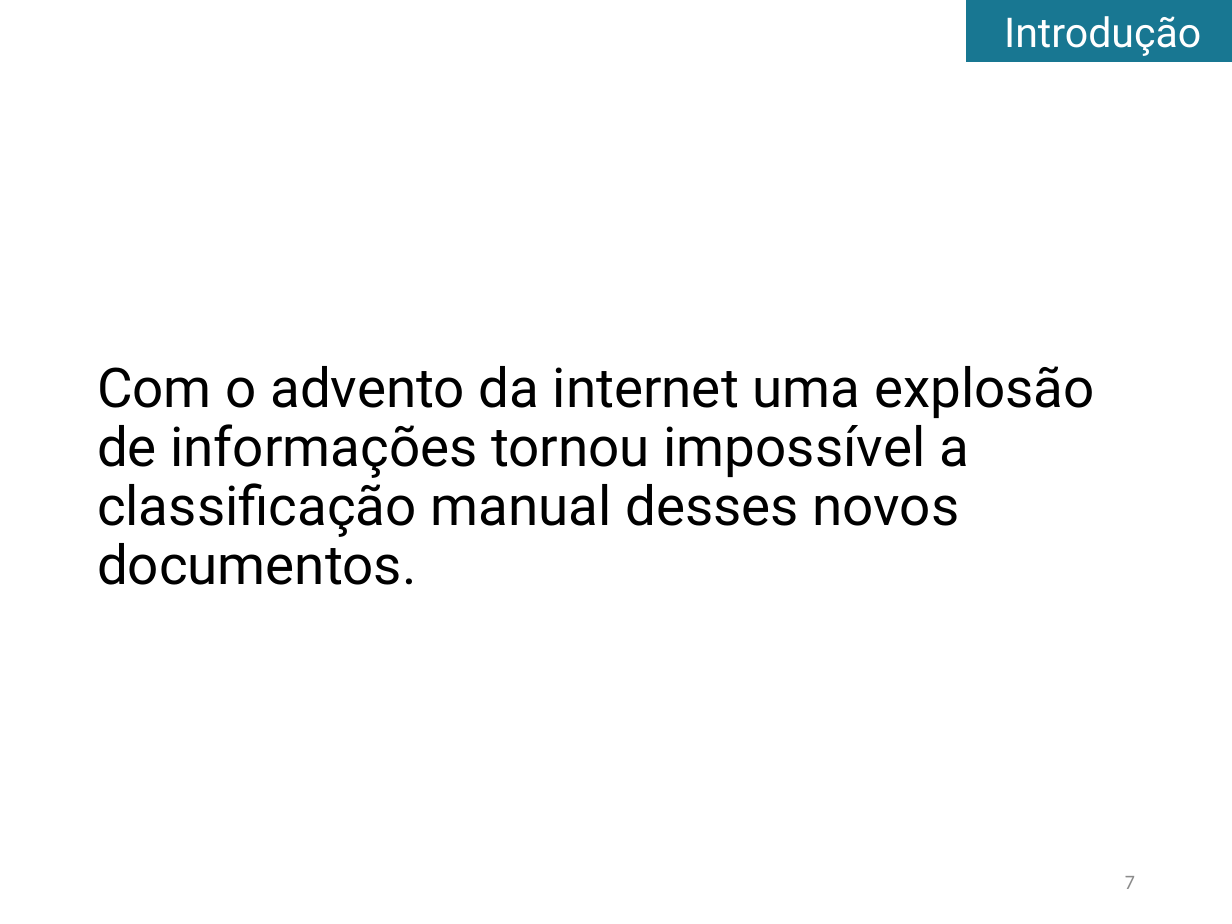
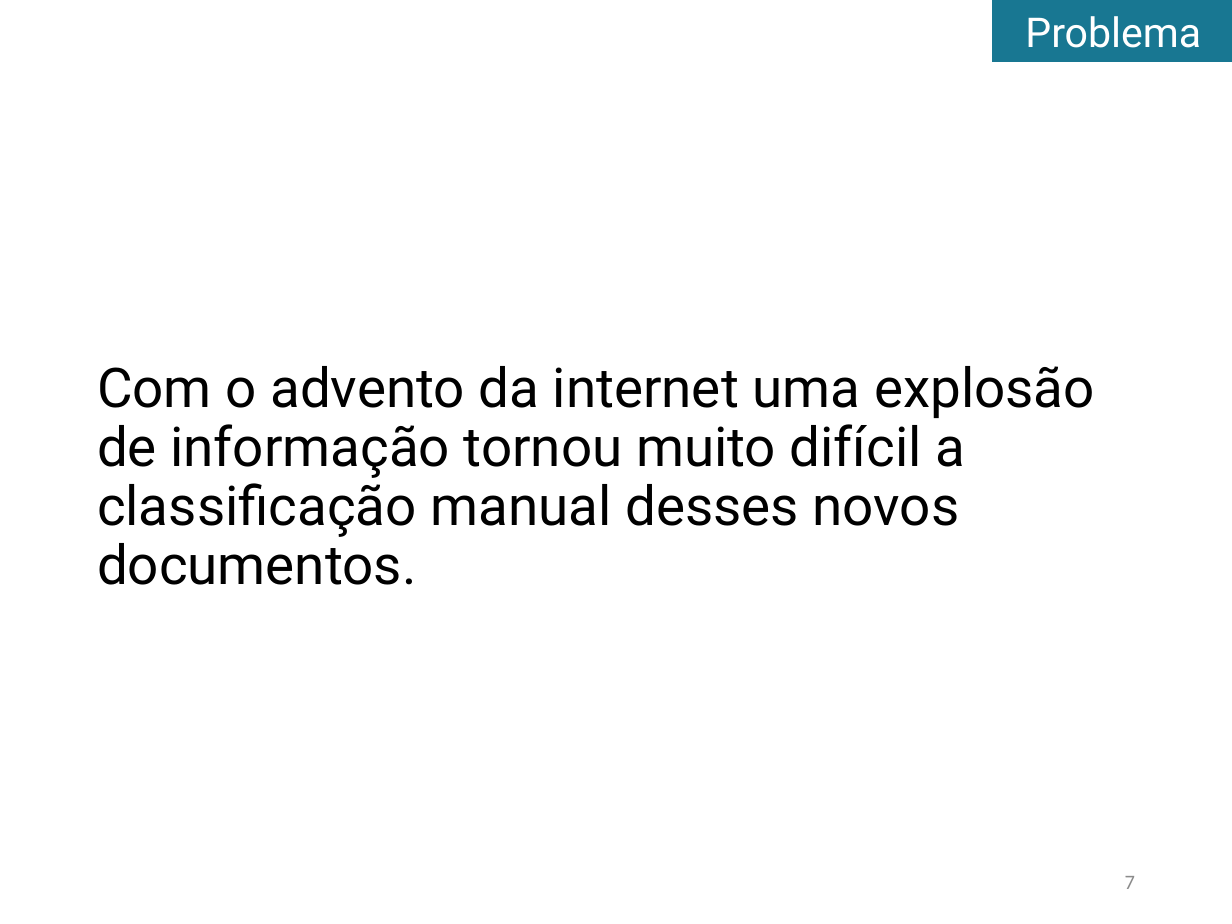
Before and after one commit to tomferreira/mac499, a slide deck: slide 7 of apresentacao/Apresentacao.pptx. Drawn at 1232x924 pixels with LibreOffice and Linux fonts; fonts in the diff are those of the drawing. Boxes give left, top, right and bottom in pixels: in the first picture for what was removed or moved away, otherwise in the second. Text is boxed around its words. In the diff, an @@ line names an element or a change of style, - is before the commit and + after.

Commit message:
Novos slides

```diff
--- a/apresentacao/Apresentacao.pptx
+++ b/apresentacao/Apresentacao.pptx
@@ rectangle "Problema": place and size @@
-rectangle "Problema" at bbox=[966, 0, 1232, 62]
+rectangle "Problema" at bbox=[992, 0, 1232, 62]
@@ text in rectangle at bbox=[1025, 16, 1201, 48]: text changed @@
-Introdução
+Problema
@@ text at bbox=[97, 366, 1095, 585]: text changed @@
-Com o advento da internet uma explosão de informações tornou impossível a classificação manual desses novos documentos.
+Com o advento da internet uma explosão de informação tornou muito difícil a classificação manual desses novos documentos.
```
Also in this commit, not shown: 9 other slides changed, 16 slides added, 1 slide removed.
